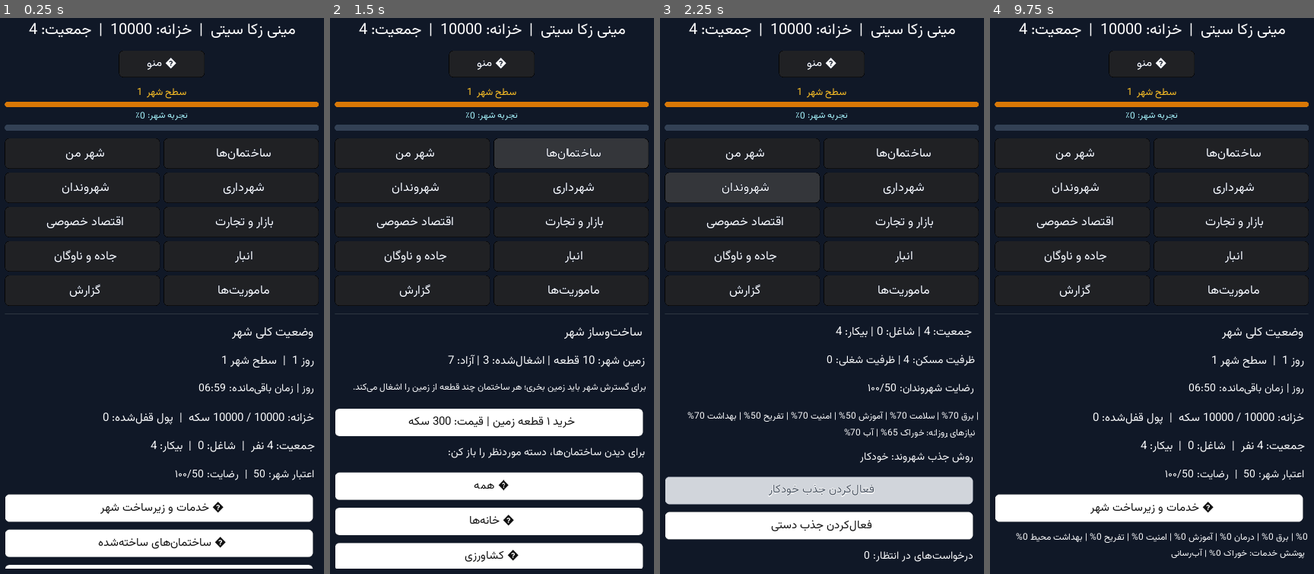
Above: before the commit, frames 1-4 (left to right).
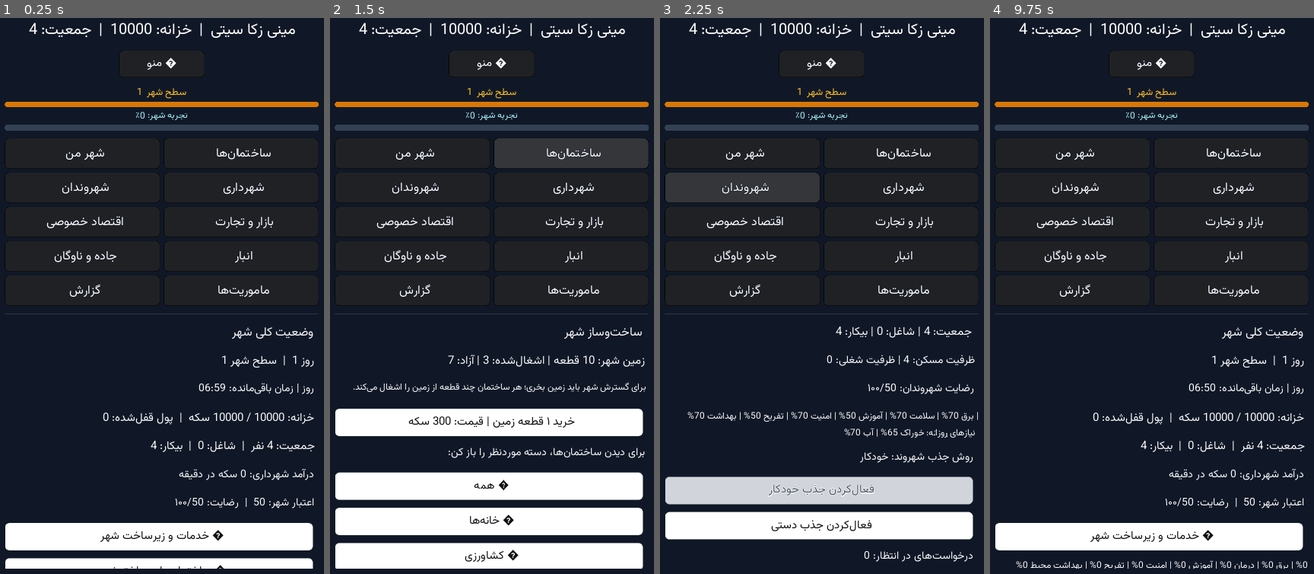
Above: after the commit, the same moments.

Repository: zekainstabot/mini-zeka-city
Game: Godot game, scene res://Main.tscn
Same seed, same stepped clock (60 frames per second), same inputs: the game is played once before the commit and once after it.
Inputs:
- Up to frame 1 (0.25 s): no input
- Up to frame 2 (1.5 s): click "ﻦﻣ ﺮﻬﺷ" at 0.5 s; click "ﺎﻫ‌ﻥﺎﻤﺘﺧﺎﺳ" at 1.25 s
- Up to frame 3 (2.25 s): click "ﻥﺍﺪﻧﻭﺮﻬﺷ" at 2 s
- Up to frame 4 (9.75 s): click "ﯼﺭﺍﺩﺮﻬﺷ" at 2.75 s; click "ﯽﺻﻮﺼﺧ ﺩﺎﺼﺘﻗﺍ" at 3.5 s; click "ﺕﺭﺎﺠﺗ ﻭ ﺭﺍﺯﺎﺑ" at 4.25 s; click "ﻥﺎﮔﻭﺎﻧ ﻭ ﻩﺩﺎﺟ" at 5 s; click "ﺭﺎﺒﻧﺍ" at 5.75 s; click "ﺵﺭﺍﺰﮔ" at 6.5 s; click "ﺎﻫ‌ﺖﯾﺭﻮﻣﺎﻣ" at 7.25 s; click "ﻮﻨﻣ ☰" at 8 s; click "ﻦﻣ ﺮﻬﺷ ﻪﺑ ﺖﺸﮔﺯﺎﺑ ️🏙" at 8.75 s; click "ﺮﻬﺷ ﺖﺧﺎﺳﺮﯾﺯ ﻭ ﺕﺎﻣﺪﺧ ▶" at 9.5 s

The runs differ from the first frame. In frame 1, 9.0% of the frame differs, in the area x 1-97%, y 81-100%; in frame 2, nothing differs; in frame 3, nothing differs; in frame 4, 10%, in the area x 1-98%, y 81-100%.

Commit message:
Show municipal income per minute in city overview

Diff:
--- a/scripts/Main.gd
+++ b/scripts/Main.gd
@@ -607,6 +607,10 @@
 			clock_label = _add_label("روز | زمان باقی‌مانده: 00:07", 18)
 			_add_label("خزانه: %d / %d سکه  |  پول قفل‌شده: %d" % [s.money,game.get_treasury_capacity(),game.get_locked_money()], 20)
 			_add_label("جمعیت: %d نفر  |  شاغل: %d  |  بیکار: %d" % [s.population,game.get_employed_count(),game.get_unemployed_count()], 19)
+			var municipal_economy = s.get("last_economy", {})
+			var municipal_daily_income = int(municipal_economy.get("tax_income",0)) + int(municipal_economy.get("consumer_tax_income",0)) + int(municipal_economy.get("station_income",0)) + int(municipal_economy.get("road_income",0))
+			var municipal_income_per_minute = int(floor(float(municipal_daily_income) / 10.0))
+			_add_label("درآمد شهرداری: %d سکه در دقیقه" % municipal_income_per_minute, 18)
 			_add_label("اعتبار شهر: %d  |  رضایت: %d/۱۰۰" % [s.reputation,int(s.get("satisfaction",50))], 18)
 
 			var details_toggle = _add_button(("▼ " if home_city_details_expanded else "▶ ") + "خدمات و زیرساخت شهر", self, "toggle_home_city_details")
